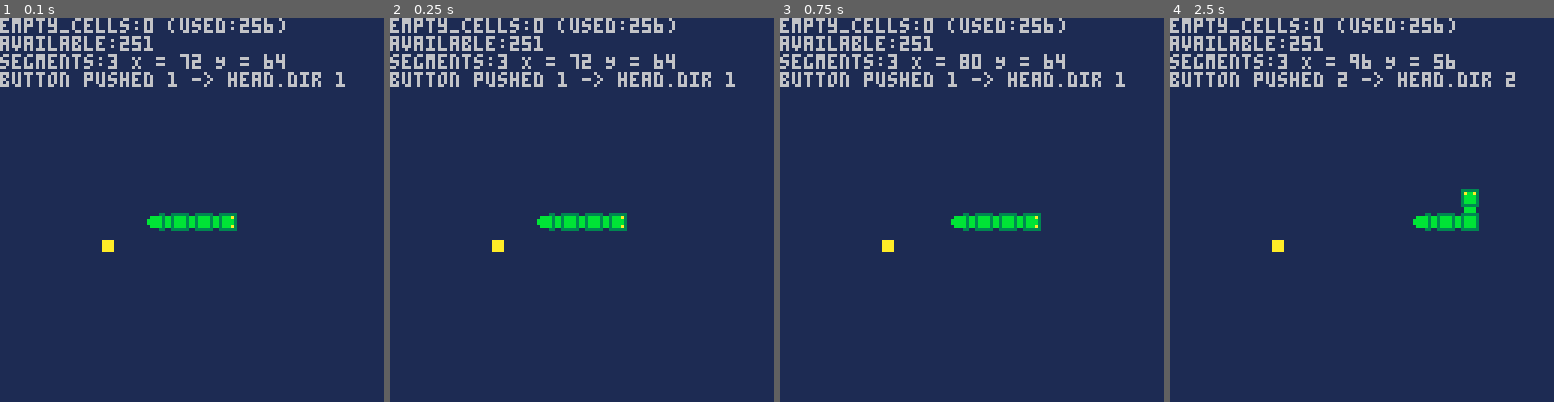
Above: before the commit, frames 1-4 (left to right).
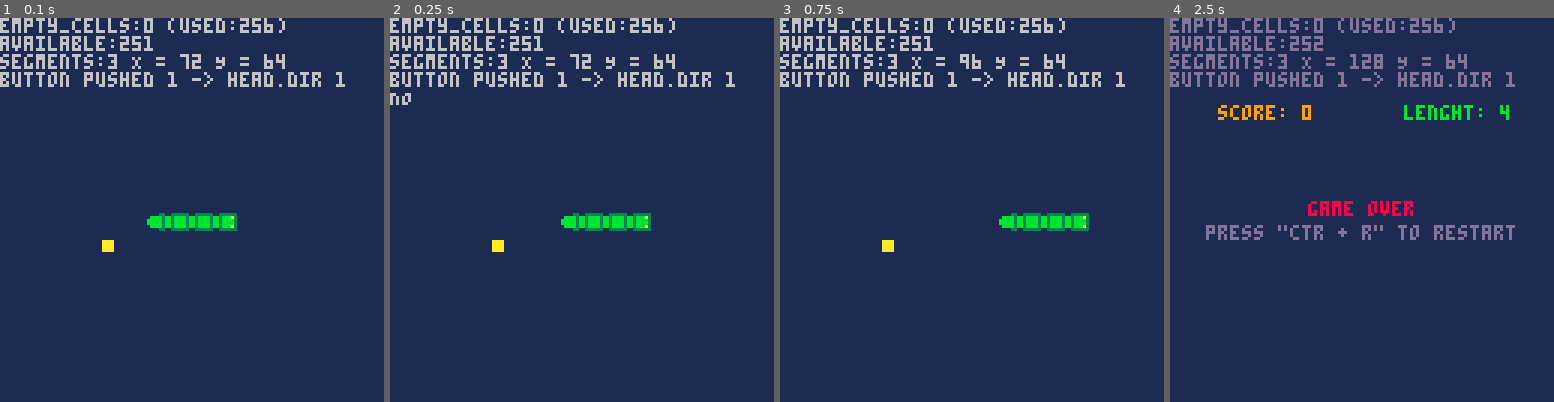
Above: after the commit, the same moments.

Repository: kakardo/Pico-8
Game: PICO-8 cartridge snake.p8
Two runs of this game, one before a commit and one after it. Both use one fixed random seed, a clock stepped at 60 frames per second and the inputs below.
Inputs:
- Up to frame 1 (0.1 s): no input
- Up to frame 2 (0.25 s): no input
- Up to frame 3 (0.75 s): tap X (X key) at 0.33 s; tap O (Z key) at 0.7 s
- Up to frame 4 (2.5 s): tap X (X key) at 1.07, 1.85 s; hold Right 1.6-2.1 s; tap O (Z key) at 1.7, 2.1 s; hold Up 2.15-2.42 s; hold Right from 2.47 s (still down)

Frame 1 is identical in both runs. In frame 2, 0.7% of the frame differs, in the area x 0-68%, y 19-56%; in frame 3, 1.1%; in frame 4, 7.9%, in the area x 0-90%, y 0-61%.

Commit message:
Adjusted speed for export

Diff:
--- a/main.lua
+++ b/main.lua
@@ -53,7 +53,7 @@
 step = 1
 
 -- game loop tick
-tick_goal = 15 -- Default = 5
+tick_goal = 5 -- Default = 5, Testing = 15
 tick_count = 0
 
 score = 0
